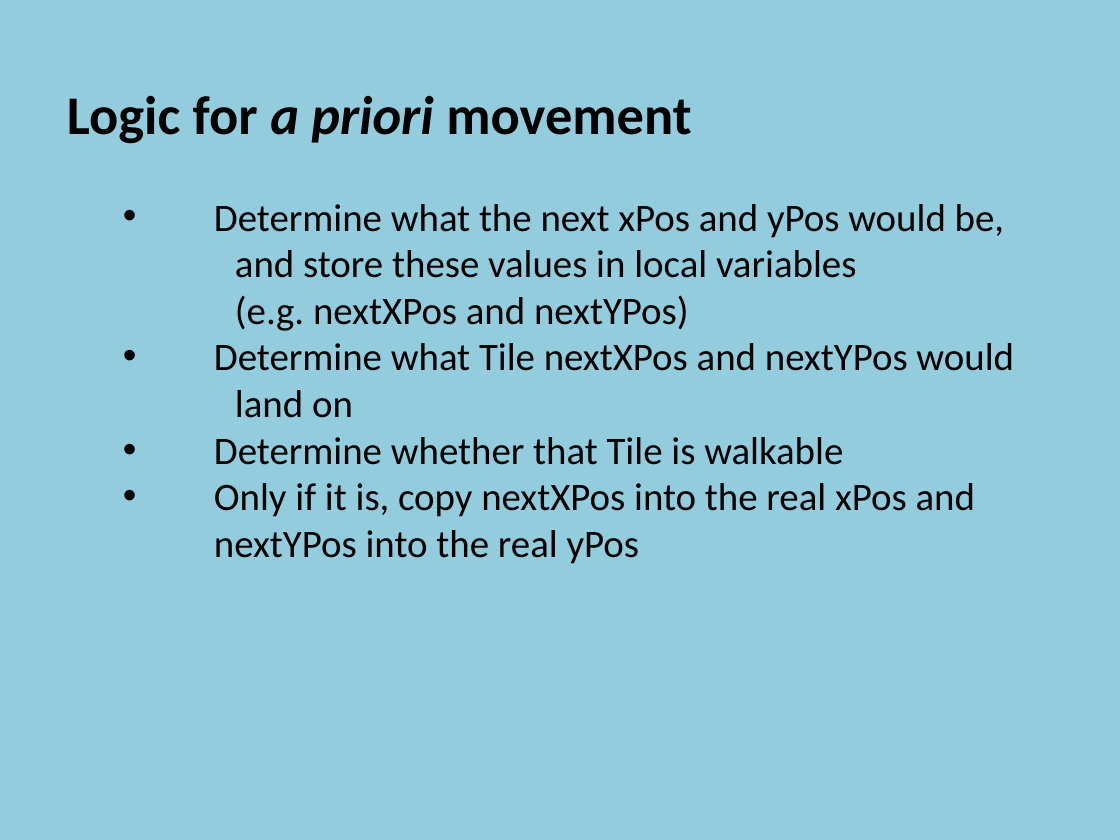
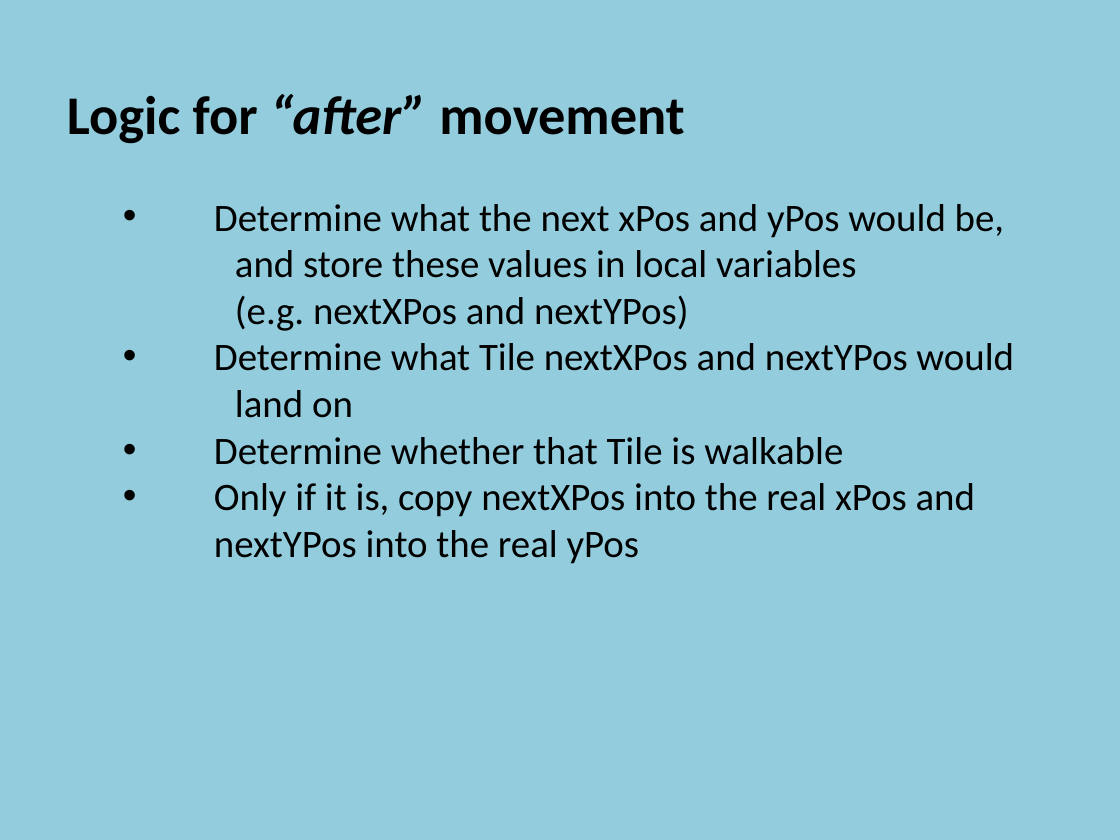
Before and after one commit to otago-polytechnic-bit-courses/prog-4-course-materials, a slide deck: slide 10 of lectures/12-terrain-collision.pptx. Drawn at 1120x840 pixels with LibreOffice and Linux fonts; fonts in the diff are those of the drawing. Boxes give left, top, right and bottom in pixels: in the first picture for what was removed or moved away, otherwise in the second. Text is boxed around its words. In the diff, an @@ line names an element or a change of style, - is before the commit and + after.

Commit message:
Update

```diff
--- a/lectures/12-terrain-collision.pptx
+++ b/lectures/12-terrain-collision.pptx
@@ text at box(67, 94, 684, 144): text changed @@
-  Logic for a priori movement
+  Logic for “after” movement
```
